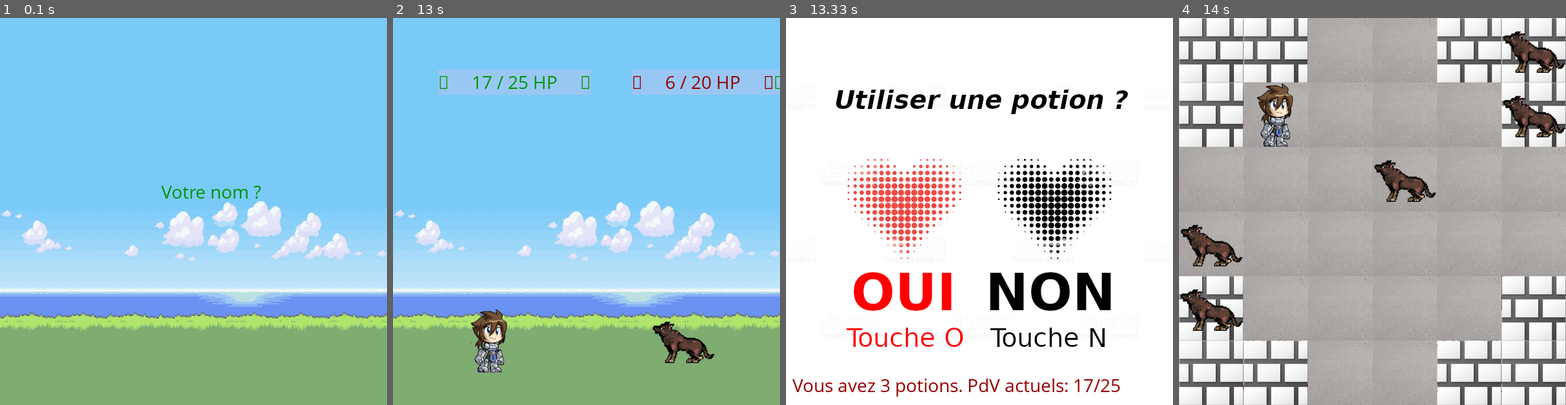
Above: before the commit, frames 1-4 (left to right).
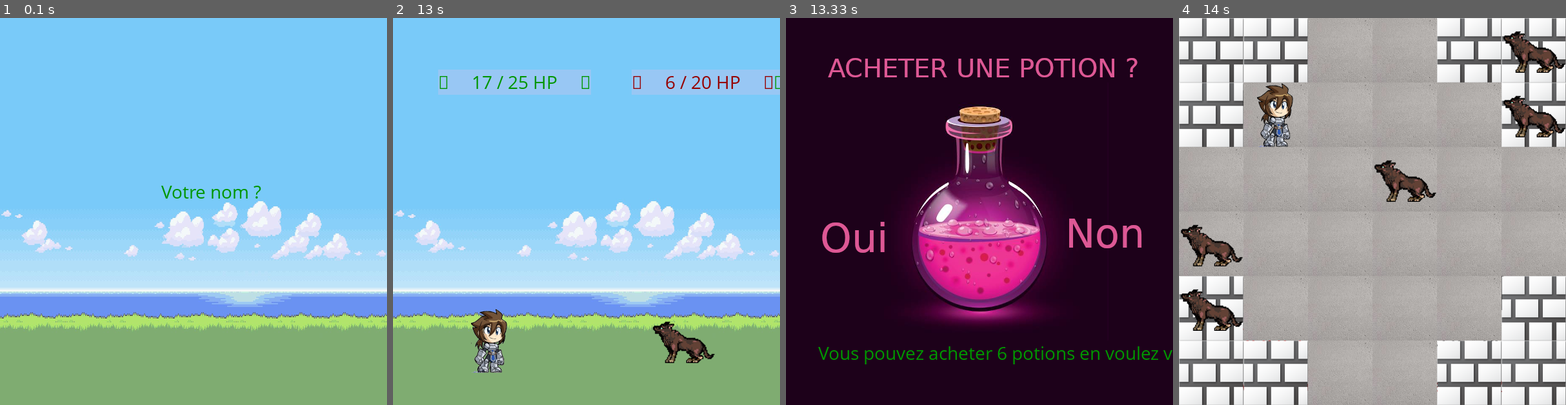
Above: after the commit, the same moments.

Repository: DisDylan/GamesRepo
Game: pygame game, started from Python/RPG2/main.py
The game is run twice, just before and just after one commit, with the same random seed, the same clock (stepped at 60 frames per second) and the same inputs.
Inputs:
- Up to frame 1 (0.1 s): no input
- Up to frame 2 (13 s): tap Enter at 0.33, 7.1, 12.73 s; tap S at 0.67 s; tap F at 1, 1.5, 2.02, 2.73, 3.6, 3.9, 4.1, 4.4, 4.6, 4.93, 5.23, 5.43, 5.73, 6, 6.33, 6.63, 6.77 s; tap Y at 2.1, 4.18, 5.52, 6.85 s; tap B at 2.82, 4.68, 6.08 s; hold Left 3.53-4 s; hold Right 4.03-4.5 s; hold Up 4.53-4.83 s; hold Right 4.87-5.33 s; hold Left 5.37-5.9 s; hold Down 5.93-6.23 s; hold Left 6.27-6.67 s; hold Up 6.7-7.07 s
- Up to frame 3 (13.33 s): tap Enter at 13.13 s
- Up to frame 4 (14 s): hold N 13.47-13.93 s; tap Enter at 13.53, 13.83 s; tap F at 13.62 s; hold N from 13.97 s (still down)

Frames 1-2 are identical in both runs. In frame 3, 100% of the frame differs, in the area x 0-100%, y 0-100%; in frame 4, nothing differs.

Commit message:
Buying pot graphical

Diff:
--- a/Python/RPG2/functions.py
+++ b/Python/RPG2/functions.py
@@ -173,24 +173,38 @@
     """
     Buy a selected number of potions
     """
-    continuer = 1
-    potCost = 5
-    while continuer == 1:
-        for event in pygame.event.get():
-            if event.type == KEYDOWN:
-                if event.key == K_o:
-                    continuer = 0
-    if buyOne.lower() == 'o':
-        maxPot = floor(char.gold / potCost)
-        howMany = int(input("Vous pouvez acheter {} potions, combien en voulez vous ?".format(maxPot)))
-        if howMany > maxPot:
-            print("\n!!! La maison ne fait pas crédit !!!\n")
-            buyPot(char)
-        else:
-            char.gold -= (howMany * potCost)
-            char.pot += howMany
-            print("- - - Votre achat s'est bien déroulé.\n- - - Vous avez désormais {} potions.\n- - - Il vous reste {} pièces d'or.\n".format(char.pot, char.gold))
-    return
+    if randrange(100) < 50:
+        continuer = 1
+        potCost = 5
+        while continuer == 1:
+            surface.blit(BUY_POT_BG, (0, 0))
+            maxPot = floor(char.gold / potCost)
+            text = font.render("Vous pouvez acheter {} potions en voulez vous ?".format(maxPot), True, GREEN_COLOR)
+            surface.blit(text, (50, 500))
+            pygame.display.update()
+            for event in pygame.event.get():
+                if event.type == KEYDOWN:
+                    if event.key == K_o:
+                        maxPot = floor(char.gold / potCost)
+                        if event.key == K_o:
+                            char.gold -= potCost
+                            char.pot += 1
+                        elif event.key == K_n:
+                            continuer = 0
+                    elif event.key == K_n:
+                        continuer = 0
+        """
+        if buyOne.lower() == 'o':
+            howMany = int(input("Vous pouvez acheter {} potions, combien en voulez vous ?".format(maxPot)))
+            if howMany > maxPot:
+                print("\n!!! La maison ne fait pas crédit !!!\n")
+                buyPot(char)
+            else:
+                char.gold -= (howMany * potCost)
+                char.pot += howMany
+                print("- - - Votre achat s'est bien déroulé.\n- - - Vous avez désormais {} potions.\n- - - Il vous reste {} pièces d'or.\n".format(char.pot, char.gold))
+        return
+        """
 
 
 def totalArmor(char):
@@ -361,6 +375,9 @@
                 elif event.key == K_RETURN:
                     char.name = char.name.capitalize()
                     continuer = 0
+        nameText = font.render(char.name, True, GREEN_COLOR)
+        surface.blit(nameText, (250, 350))
+        pygame.display.update()
 
 def collision(hero, listRect):
     """
--- a/Python/RPG2/main.py
+++ b/Python/RPG2/main.py
@@ -28,6 +28,7 @@
         if heroMove(yourChamp, HERO, hero_rect, walls, ennemiesMap):
             fight(yourChamp, versusList[0])
             del versusList[0]
+            buyPot(yourChamp)
             usePot(yourChamp)
             resetMap(ennemiesMap)
             makeMap(yourChamp, walls, ennemiesMap)
--- a/Python/RPG2/window.py
+++ b/Python/RPG2/window.py
@@ -32,6 +32,7 @@
 FIGHT_BG = pygame.image.load('sprites/map/backgroundFight.png')
 MENU_BG = pygame.image.load('sprites/map/bgMenu.png')
 POT_BG = pygame.image.load('sprites/map/bgPot.png')
+BUY_POT_BG = pygame.image.load('sprites/map/bgAlchy.png')
 
 ENNEMY_PIC = pygame.image.load('sprites/chars/wolf.png')
 
